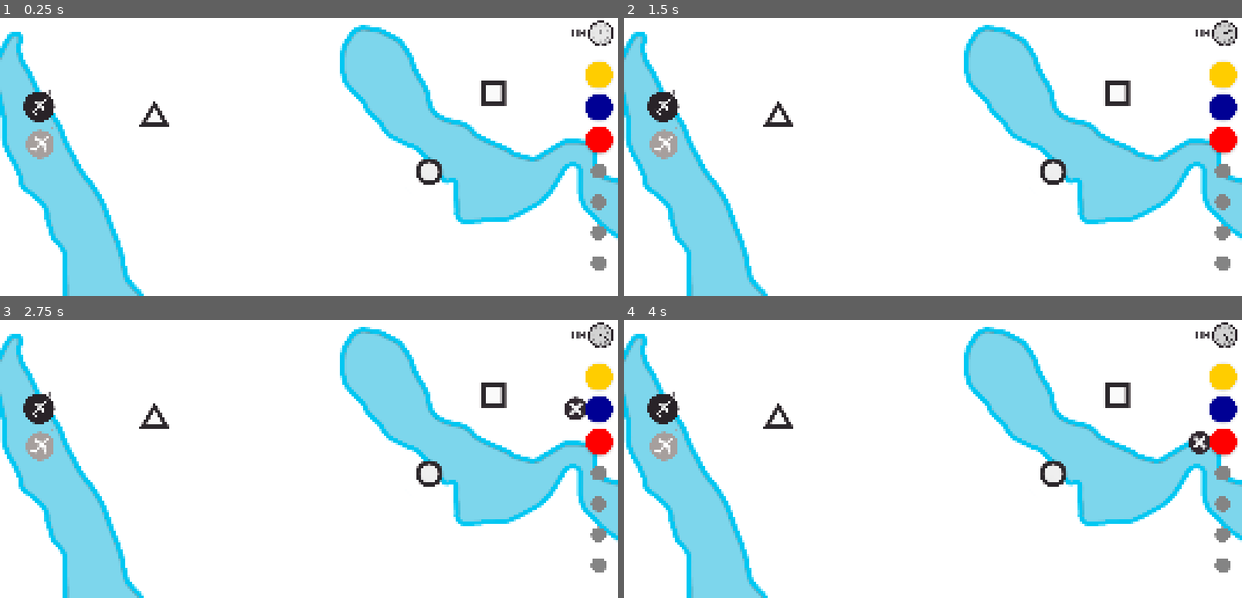
Above: before the commit, frames 1-4 (two rows, left to right).
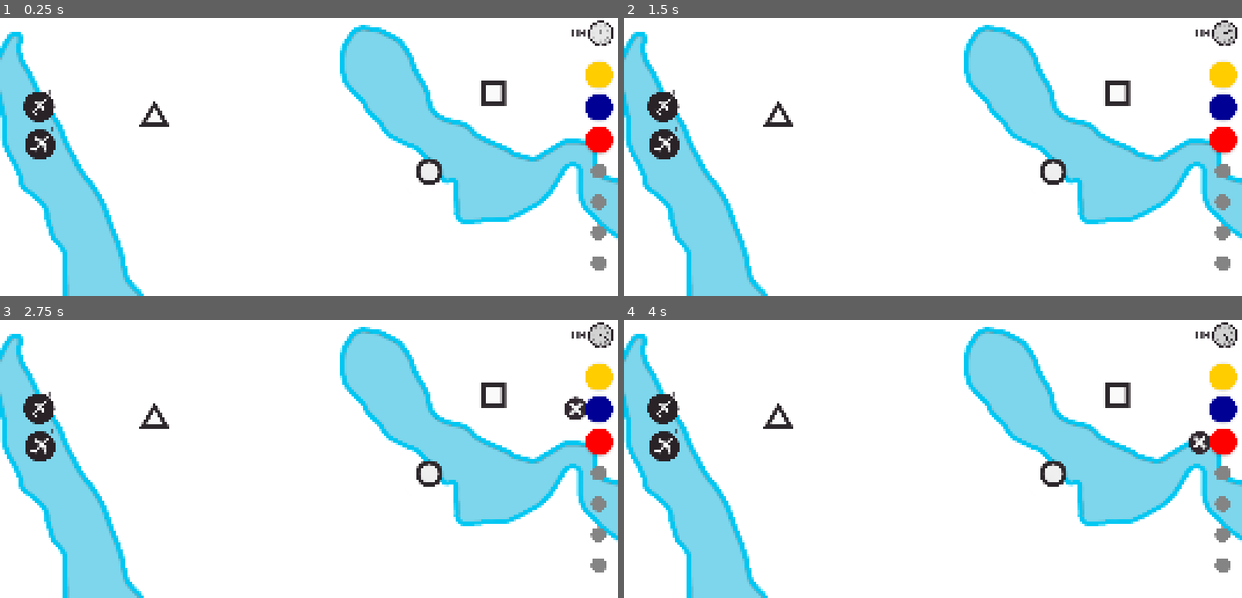
Above: after the commit, the same moments.

Repository: top-it-090304/Holding-Pattern
Game: Godot game, scene res://scene/Main.tscn
Two runs of this game, one before a commit and one after it. Both use one fixed random seed, a clock stepped at 60 frames per second and the inputs below.
Inputs (mouse positions are in pixels of both pictures, inside the frame that each line leads up to):
- Up to frame 1 (0.25 s): no input
- Up to frame 2 (1.5 s): click (1223, 73) at 0.5 s; click (1223, 76) at 1.25 s
- Up to frame 3 (2.75 s): click (599, 408) at 2 s
- Up to frame 4 (4 s): click (1223, 442) at 2.75 s; click (1198, 442) at 3.5 s

The runs differ from the first frame. In frame 1, 0.4% of the frame differs, in the area x 4-9%, y 39-51%; in frame 2, 0.4%; in frame 3, 0.4%; in frame 4, 0.4%.

Commit message:
UI: change Bonus screen

Diff:
--- a/scene/Main.tscn
+++ b/scene/Main.tscn
@@ -529,37 +529,41 @@
 
 [node name="Week" type="Label" parent="UI/BonusPlane" unique_id=1375101979]
 modulate = Color(0, 0, 0, 1)
-offset_left = 894.0
-offset_top = 163.0
-offset_right = 1221.0
-offset_bottom = 262.0
-theme_override_font_sizes/font_size = 72
+offset_left = 677.0
+offset_top = 37.0
+offset_right = 1408.0
+offset_bottom = 258.0
+theme_override_colors/font_color = Color(1, 0.16119522, 0.4996208, 1)
+theme_override_colors/font_outline_color = Color(0.57132727, 0.23961163, 0.9175792, 1)
+theme_override_font_sizes/font_size = 145
 text = "Неделя 1"
 
 [node name="Label2" type="Label" parent="UI/BonusPlane" unique_id=1161013464]
 modulate = Color(0, 0, 0, 1)
-offset_left = 899.0
-offset_top = 268.0
-offset_right = 1463.0
-offset_bottom = 318.0
-theme_override_font_sizes/font_size = 36
-text = "У вас появился новый самолёт"
+offset_left = 684.0
+offset_top = 215.0
+offset_right = 1765.0
+offset_bottom = 310.0
+theme_override_font_sizes/font_size = 52
+text = "Вы получили новый самолет."
 
 [node name="BonusPlane" type="Button" parent="UI/BonusPlane" unique_id=616052821]
-offset_left = 1096.0
-offset_top = 337.0
-offset_right = 1296.0
-offset_bottom = 537.0
+offset_left = 1042.0
+offset_top = 398.0
+offset_right = 1242.0
+offset_bottom = 598.0
+scale = Vector2(1.8, 1.8)
 icon = ExtResource("14_gjnlk")
 flat = true
 expand_icon = true
 
 [node name="Label3" type="Label" parent="UI/BonusPlane" unique_id=926944984]
 modulate = Color(0, 0, 0, 1)
-offset_left = 1121.0
-offset_top = 543.0
-offset_right = 1276.0
-offset_bottom = 593.0
+offset_left = 1085.0
+offset_top = 751.00006
+offset_right = 1240.0
+offset_bottom = 801.00006
+scale = Vector2(1.8, 1.8)
 theme_override_font_sizes/font_size = 36
 text = "Самолёт"
 
@@ -574,62 +578,58 @@
 
 [node name="Week" type="Label" parent="UI/BonusPack1" unique_id=2048112463]
 modulate = Color(0, 0, 0, 1)
-offset_left = 894.0
-offset_top = 163.0
-offset_right = 1221.0
-offset_bottom = 262.0
-theme_override_font_sizes/font_size = 72
+offset_left = 678.0
+offset_top = 27.0
+offset_right = 1367.0
+offset_bottom = 235.0
+theme_override_font_sizes/font_size = 145
 text = "Неделя 1"
 
 [node name="Label3" type="Label" parent="UI/BonusPack1" unique_id=1382845839]
 modulate = Color(0, 0, 0, 1)
-offset_left = 895.0
-offset_top = 268.0
-offset_right = 1368.0
-offset_bottom = 348.0
-theme_override_font_sizes/font_size = 36
-text = "Что вам больше по душе?"
+offset_left = 685.0
+offset_top = 214.0
+offset_right = 1552.0
+offset_bottom = 305.0
+theme_override_font_sizes/font_size = 58
+text = "Что бы вы хотели приобрести для
+вашей авиакомпании?"
 
 [node name="BonusLine" type="Button" parent="UI/BonusPack1" unique_id=814182076]
-offset_left = 929.0
-offset_top = 337.0
-offset_right = 1119.0
-offset_bottom = 527.0
+offset_left = 581.0
+offset_top = 502.0
+offset_right = 771.0
+offset_bottom = 692.0
+scale = Vector2(1.92, 1.92)
 icon = ExtResource("20_gjnlk")
 flat = true
 
 [node name="Bonus_big_plane" type="Button" parent="UI/BonusPack1" unique_id=567313454]
-offset_left = 1273.0
-offset_top = 337.0
-offset_right = 1463.0
-offset_bottom = 527.0
+offset_left = 1537.0
+offset_top = 502.0
+offset_right = 1727.0
+offset_bottom = 692.0
+scale = Vector2(1.92, 1.92)
 icon = ExtResource("16_08k7p")
 flat = true
-
-[node name="Label2" type="Label" parent="UI/BonusPack1" unique_id=292885730]
-modulate = Color(0, 0, 0, 1)
-offset_left = 1207.0
-offset_top = 594.0
-offset_right = 1586.0
-offset_bottom = 639.0
-theme_override_font_sizes/font_size = 24
-text = "Вмещает 8 пассажиров"
 
 [node name="Label4" type="Label" parent="UI/BonusPack1" unique_id=15763828]
 modulate = Color(0, 0, 0, 1)
-offset_left = 1206.0
-offset_top = 542.0
-offset_right = 1534.0
-offset_bottom = 592.0
+offset_left = 1413.0001
+offset_top = 854.0
+offset_right = 1741.0001
+offset_bottom = 904.0
+scale = Vector2(1.92, 1.92)
 theme_override_font_sizes/font_size = 36
 text = "Большой самолёт"
 
 [node name="Label5" type="Label" parent="UI/BonusPack1" unique_id=1749218780]
 modulate = Color(0, 0, 0, 1)
-offset_left = 968.0
-offset_top = 542.0
-offset_right = 1087.0
-offset_bottom = 592.0
+offset_left = 646.0
+offset_top = 845.0
+offset_right = 765.0
+offset_bottom = 895.0
+scale = Vector2(1.92, 1.92)
 theme_override_font_sizes/font_size = 36
 text = "Линия"
 
--- a/scripts/GameData.gd
+++ b/scripts/GameData.gd
@@ -1,8 +1,8 @@
 extends Node
 
 var start_planes: int = 3
-var big_planes: int = 0
-var max_passengers: int = 10
+var big_planes: int = 1
+var max_passengers: int = 6
 var current_week: int = 1
 
 var high_score: int = 0
